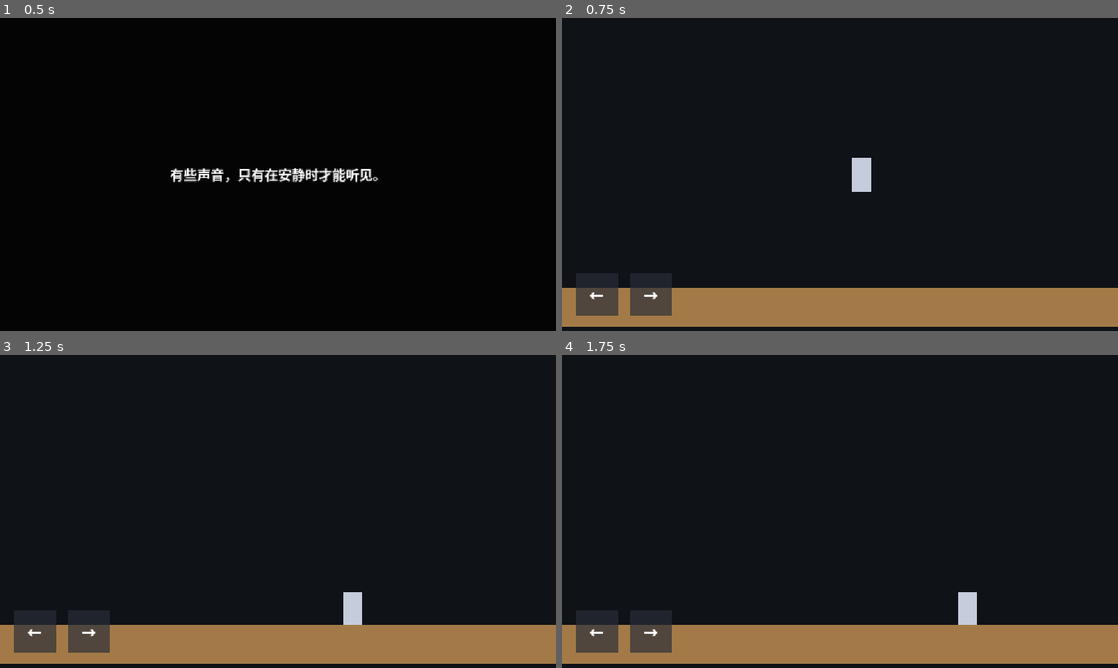
Above: before the commit, frames 1-4 (two rows, left to right).
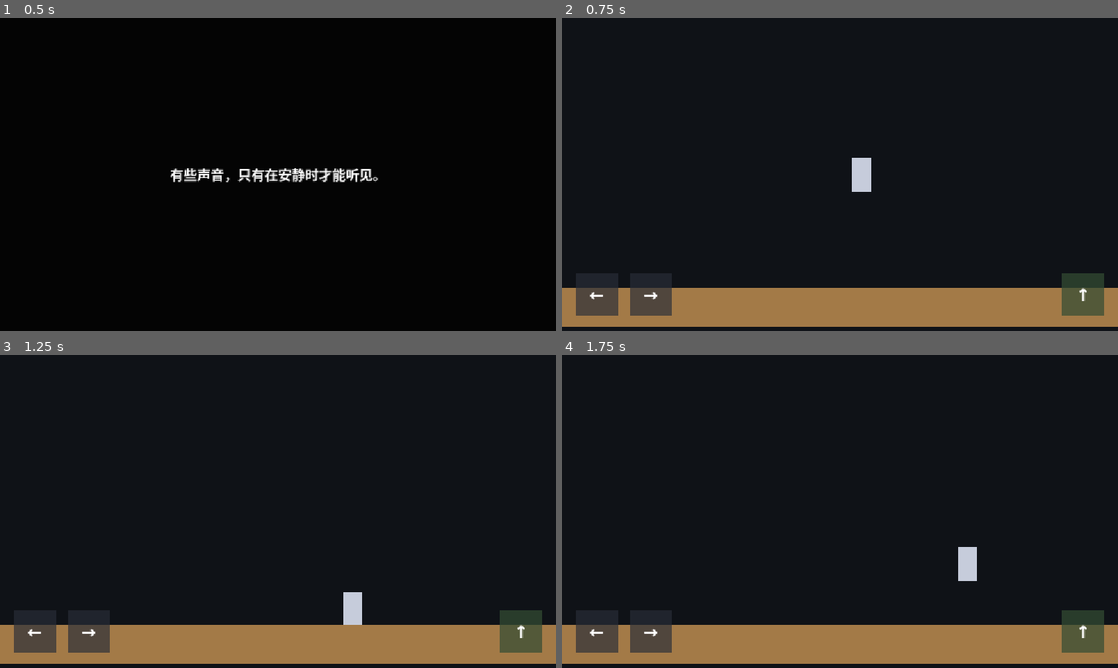
Above: after the commit, the same moments.

Repository: wenshuchuan0101-lab/A-Gift-for-the-land
Game: Godot game, scene res://Opening.tscn
Same seed, same stepped clock (60 frames per second), same inputs: the game is played once before the commit and once after it.
Inputs (mouse positions are in pixels of both pictures, inside the frame that each line leads up to):
- Up to frame 1 (0.5 s): no input
- Up to frame 2 (0.75 s): tap Enter at 0.5 s; move the mouse to (962, 158) at 0.52 s; hold D (move_right) from 0.53 s (still down); tap Space (jump, bound only after the commit) at 0.6 s; click (962, 158) at 0.67 s
- Up to frame 3 (1.25 s): keep holding D (move_right); tap Space (jump, bound only after the commit) at 0.77, 1.07 s
- Up to frame 4 (1.75 s): keep holding D (move_right); move the mouse to (728, 527) at 1.27 s; tap Space (jump, bound only after the commit) at 1.35, 1.52 s; click (728, 527) at 1.42 s

Frame 1 is identical in both runs. In frame 2, 1.0% of the frame differs, in the area x 89-98%, y 81-96%; in frame 3, 1.0%; in frame 4, 1.8%, in the area x 71-98%, y 61-96%.

Commit message:
增加基础单次跳跃

Diff:
--- a/Demo_Level.tscn
+++ b/Demo_Level.tscn
@@ -102,3 +102,41 @@
 text = "→"
 horizontal_alignment = 1
 vertical_alignment = 1
+
+[node name="JumpControl" type="Control" parent="MobileControls"]
+layout_mode = 3
+anchors_preset = 3
+anchor_left = 1.0
+anchor_top = 1.0
+anchor_right = 1.0
+anchor_bottom = 1.0
+offset_left = -120.0
+offset_top = -128.0
+offset_right = -24.0
+offset_bottom = -24.0
+grow_horizontal = 0
+grow_vertical = 0
+mouse_filter = 2
+
+[node name="JumpButton" type="TouchScreenButton" parent="MobileControls/JumpControl"]
+position = Vector2(48, 52)
+shape = SubResource("RectangleShape2D_mobile_button")
+action = "jump"
+passby_press = true
+visibility_mode = 0
+
+[node name="Background" type="Polygon2D" parent="MobileControls/JumpControl/JumpButton"]
+polygon = PackedVector2Array(-44, -44, 44, -44, 44, 44, -44, 44)
+color = Color(0.2, 0.3, 0.2, 0.72)
+
+[node name="Arrow" type="Label" parent="MobileControls/JumpControl/JumpButton"]
+offset_left = -44.0
+offset_top = -44.0
+offset_right = 44.0
+offset_bottom = 44.0
+mouse_filter = 2
+theme_override_colors/font_color = Color(1, 1, 1, 1)
+theme_override_font_sizes/font_size = 36
+text = "↑"
+horizontal_alignment = 1
+vertical_alignment = 1
--- a/player.gd
+++ b/player.gd
@@ -1,6 +1,7 @@
 extends CharacterBody2D
 
 @export var move_speed: float = 220.0
+@export var jump_velocity: float = -420.0
 
 var gravity: float = ProjectSettings.get_setting("physics/2d/default_gravity")
 
@@ -9,6 +10,9 @@
 	var direction := Input.get_axis("move_left", "move_right")
 	velocity.x = direction * move_speed
 
+	if Input.is_action_just_pressed("jump") and is_on_floor():
+		velocity.y = jump_velocity
+
 	if not is_on_floor():
 		velocity.y += gravity * delta
 
--- a/project.godot
+++ b/project.godot
@@ -34,6 +34,11 @@
 , Object(InputEventKey,"resource_local_to_scene":false,"resource_name":"","device":-1,"window_id":0,"alt_pressed":false …(186 unchanged characters)…
 ]
 }
+jump={
+"deadzone": 0.5,
+"events": [Object(InputEventKey,"resource_local_to_scene":false,"resource_name":"","device":-1,"window_id":0,"alt_pressed":false,"shift_pressed":false,"ctrl_pressed":false,"meta_pressed":false,"pressed":false,"keycode":32,"physical_keycode":0,"key_label":0,"unicode":0,"location":0,"echo":false,"script":null)
+]
+}
 
 [input_devices]
 
